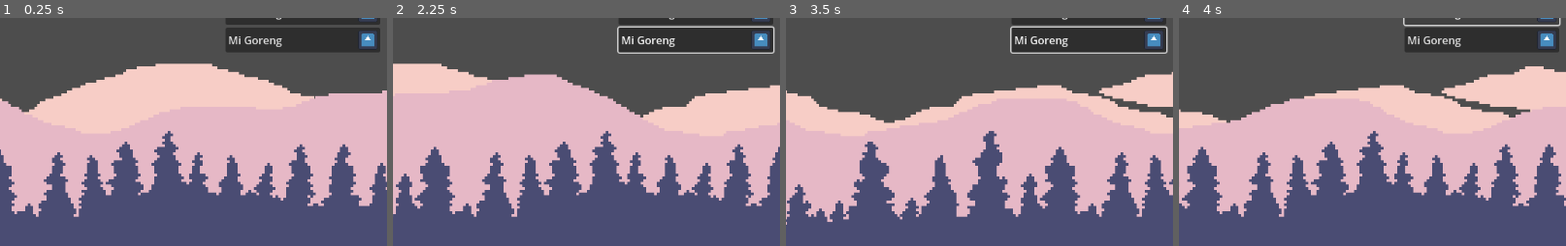
Above: before the commit, frames 1-4 (left to right).
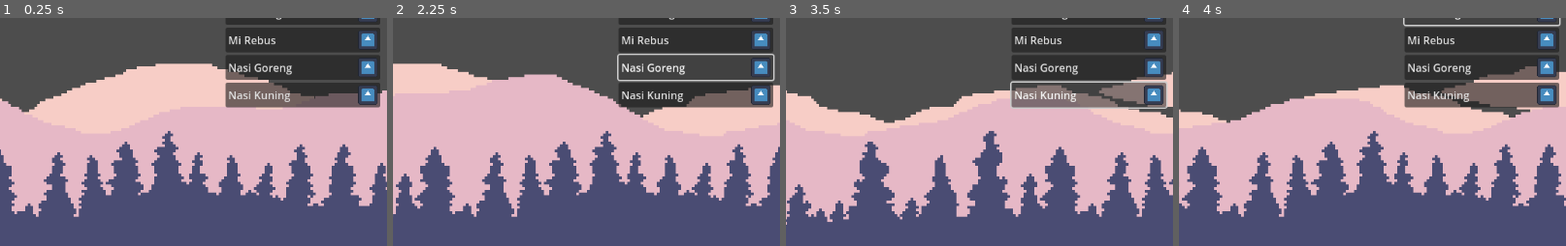
Above: after the commit, the same moments.

Repository: RafliNST/rush-cooker
Game: Godot game, scene res://scenes/main_scene.tscn
Same seed, same stepped clock (60 frames per second), same inputs: the game is played once before the commit and once after it. The project has no main scene, so this scene is started directly. The engine's default icon, where the game draws it, is replaced by a stand-in: a white triangle on a blue panel in a dark square. Sound files missing from this copy of the repository are replaced by a short silence.
Inputs (mouse positions are % of the whole screen's width and height, from its top left):
- Up to frame 1 (0.25 s): no input
- Up to frame 2 (2.25 s): click "Mi Goreng" at 0.5 s; click (89, 15) at 1.25 s, where only the run after the commit has a clickable "Mi Rebus"; click (89, 21) at 2 s, where only the run after the commit has a clickable "Nasi Goreng"
- Up to frame 3 (3.5 s): click (89, 27) at 2.75 s, where only the run after the commit has a clickable "Nasi Kuning"
- Up to frame 4 (4 s): click "Mi Goreng" at 3.5 s
The pictures show only the part of the screen within x 50-100%, y 10-60%; the shares and areas given below are measured in that part.

The runs differ from the first frame. In frame 1, 8.5% of the frame differs, in the area x 58-99%, y 8-40%; in frame 2, 6.6%; in frame 3, 9.0%, in the area x 57-99%, y 3-40%; in frame 4, 8.5%.

Commit message:
menu selection UI

Diff:
--- a/scenes/UIs/menu-selector.tscn
+++ b/scenes/UIs/menu-selector.tscn
@@ -1,6 +1,7 @@
-[gd_scene load_steps=2 format=3 uid="uid://bvescbljf7508"]
+[gd_scene load_steps=3 format=3 uid="uid://bvescbljf7508"]
 
 [ext_resource type="Texture2D" uid="uid://cibhmqhbvo8ch" path="res://icon.svg" id="1_awwxo"]
+[ext_resource type="Script" path="res://scenes/UIs/menu_selector.gd" id="1_purd4"]
 
 [node name="MenuSelector" type="Control"]
 custom_minimum_size = Vector2(0, 37)
@@ -10,6 +11,7 @@
 anchor_bottom = 1.0
 grow_horizontal = 2
 grow_vertical = 2
+script = ExtResource("1_purd4")
 
 [node name="ActivatorSelection" type="Button" parent="."]
 layout_mode = 1
@@ -24,3 +26,5 @@
 alignment = 0
 icon_alignment = 2
 expand_icon = true
+
+[connection signal="pressed" from="ActivatorSelection" to="." method="_on_activator_selection_pressed"]
--- /dev/null
+++ b/scenes/UIs/menu_selector.gd
@@ -0,0 +1,15 @@
+extends Control
+
+@onready var activator := $ActivatorSelection
+
+@export var menu : Menu
+
+func _ready() -> void:
+	if menu == null:
+		return
+
+	activator.text = menu.name
+	activator.icon = menu.icon
+
+func _on_activator_selection_pressed() -> void:
+	Conductor.Instance.track_changed.emit(menu)
--- a/scenes/UIs/rhythm_control.tscn
+++ b/scenes/UIs/rhythm_control.tscn
@@ -1,6 +1,10 @@
-[gd_scene load_steps=2 format=3 uid="uid://pddvifau75jp"]
+[gd_scene load_steps=6 format=3 uid="uid://pddvifau75jp"]
 
 [ext_resource type="PackedScene" uid="uid://bvescbljf7508" path="res://scenes/UIs/menu-selector.tscn" id="1_wev1h"]
+[ext_resource type="Resource" uid="uid://dl1o8yi0g2k7x" path="res://scripts/resource/menu/MiGoreng.tres" id="2_ijsoh"]
+[ext_resource type="Resource" uid="uid://debhai37epfkn" path="res://scripts/resource/menu/MiRebus.tres" id="3_gsmhx"]
+[ext_resource type="Resource" uid="uid://bqv34k7us7n7u" path="res://scripts/resource/menu/NasiGoreng.tres" id="4_6j0es"]
+[ext_resource type="Resource" uid="uid://sy5okdw5dcy1" path="res://scripts/resource/menu/NasiKuning.tres" id="5_jufx0"]
 
 [node name="RhythmControl" type="CanvasLayer"]
 
@@ -37,6 +41,16 @@
 
 [node name="MenuSelector" parent="Control/VBoxContainer" instance=ExtResource("1_wev1h")]
 layout_mode = 2
+menu = ExtResource("2_ijsoh")
 
 [node name="MenuSelector2" parent="Control/VBoxContainer" instance=ExtResource("1_wev1h")]
 layout_mode = 2
+menu = ExtResource("3_gsmhx")
+
+[node name="MenuSelector3" parent="Control/VBoxContainer" instance=ExtResource("1_wev1h")]
+layout_mode = 2
+menu = ExtResource("4_6j0es")
+
+[node name="MenuSelector4" parent="Control/VBoxContainer" instance=ExtResource("1_wev1h")]
+layout_mode = 2
+menu = ExtResource("5_jufx0")
--- a/scenes/conductor.tscn
+++ b/scenes/conductor.tscn
@@ -1,15 +1,12 @@
-[gd_scene load_steps=5 format=3 uid="uid://bntavy6d62b4f"]
+[gd_scene load_steps=4 format=3 uid="uid://bntavy6d62b4f"]
 
 [ext_resource type="Script" path="res://scripts/conductor.gd" id="1_qpflo"]
-[ext_resource type="Resource" uid="uid://sy5okdw5dcy1" path="res://scripts/resource/menu/NasiKuning.tres" id="2_hwq2r"]
 [ext_resource type="PackedScene" uid="uid://c8ykqn03xecew" path="res://scenes/ingridient.tscn" id="3_0diex"]
 [ext_resource type="PackedScene" uid="uid://c5g2ocaxet8d" path="res://scenes/note_spawner.tscn" id="4_e2t46"]
 
 [node name="Conductor" type="Node2D"]
 script = ExtResource("1_qpflo")
 offset = 2.0
-current_menu = ExtResource("2_hwq2r")
-other_menu = ExtResource("2_hwq2r")
 note_scene = ExtResource("3_0diex")
 
 [node name="Camera2D" type="Camera2D" parent="."]
@@ -21,5 +18,6 @@
 
 [node name="NoteTimer" type="Timer" parent="."]
 
+[connection signal="track_changed" from="." to="." method="change_track"]
 [connection signal="track_changed" from="." to="NoteSpawner" method="_on_conductor_track_changed"]
 [connection signal="timeout" from="NoteTimer" to="." method="_on_timeout"]
--- a/scenes/main_scene.tscn
+++ b/scenes/main_scene.tscn
@@ -1,7 +1,6 @@
-[gd_scene load_steps=5 format=3 uid="uid://ccjqxopub3fl"]
+[gd_scene load_steps=4 format=3 uid="uid://ccjqxopub3fl"]
 
 [ext_resource type="PackedScene" uid="uid://bntavy6d62b4f" path="res://scenes/conductor.tscn" id="1_pbw8e"]
-[ext_resource type="Resource" uid="uid://debhai37epfkn" path="res://scripts/resource/menu/MiRebus.tres" id="2_ousdu"]
 [ext_resource type="PackedScene" uid="uid://wmb7rrotmfad" path="res://scenes/game.tscn" id="3_dm5ba"]
 [ext_resource type="PackedScene" uid="uid://pddvifau75jp" path="res://scenes/UIs/rhythm_control.tscn" id="5_7sssm"]
 
@@ -28,7 +27,7 @@
 
 [node name="Conductor" parent="GameContainer/HBoxContainer/RhythmScene/SubViewport" instance=ExtResource("1_pbw8e")]
 offset = 4.0
-other_menu = ExtResource("2_ousdu")
+beat_delay = 3.0
 
 [node name="TenantScene" type="SubViewportContainer" parent="GameContainer/HBoxContainer"]
 texture_filter = 1
--- a/scripts/conductor.gd
+++ b/scripts/conductor.gd
@@ -2,7 +2,7 @@
 
 class_name Conductor
 
-signal track_changed
+signal track_changed(menu: Menu)
 signal music_beat(beat_number: int)
 
 static var Instance: Conductor
@@ -10,8 +10,7 @@
 @export var offset := 1.0
 @export var beat_delay := 2.0
 
-@export var current_menu: Menu
-@export var other_menu: Menu
+var current_menu: Menu
 
 @onready var audio_player := $AudioStream
 @onready var note_timer := $NoteTimer
@@ -28,11 +27,11 @@
 	Instance = null
 
 func _ready() -> void:
-	change_track(current_menu)
+	if current_menu != null:
+		change_track(current_menu)
 
 func _input(event: InputEvent) -> void:
-	if event.is_action_pressed("ui_select"):
-		change_track(other_menu)
+	pass
 
 func get_music_progress() -> float:
 	return audio_player.get_playback_position()
@@ -58,7 +57,6 @@
 
 	setup_timer()
 	play_music()
-	track_changed.emit()
 
 func _on_timeout() -> void:
 	music_beat.emit(beat_number)
--- a/scripts/note_spawner.gd
+++ b/scripts/note_spawner.gd
@@ -24,7 +24,7 @@
 	rhythm_state.center_action.disconnect(center_lane.action_pressed)
 	rhythm_state.right_action.disconnect(right_lane.action_pressed)
 
-func _on_conductor_track_changed() -> void:
+func _on_conductor_track_changed(menu: Menu) -> void:
 	left_lane.notes.clear()
 	center_lane.notes.clear()
 	right_lane.notes.clear()
